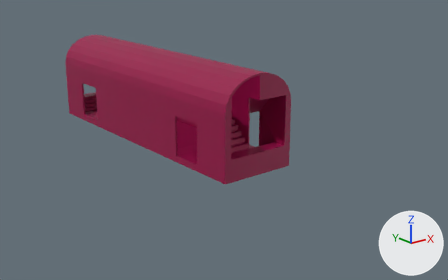
Before and after pictures for a commit that changed the Blender file Assets/Blender/ROSS Front.blend.
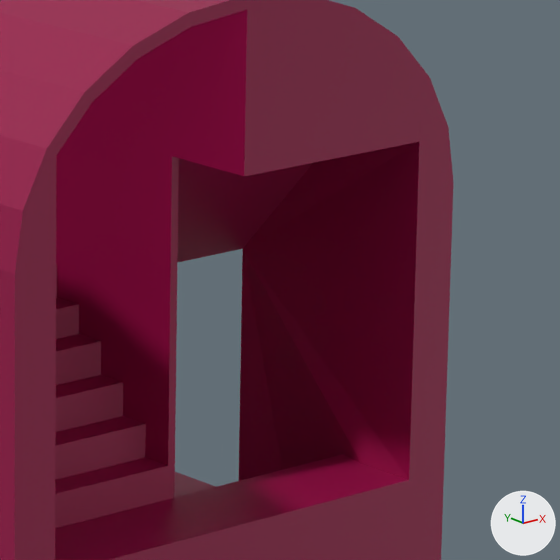
Each version is shown whole from a 50 mm lens placed at (-18.4, -28.4, 10.3), pointed at (2.2, -2.7, 0.0), then close up on the part from 50% to 69% of the width and 26% to 56% of the height. Lighting does not change. The marker at lower right points along +X, +Y and +Z.

The first close-up shows 'Body', 'Steps'.
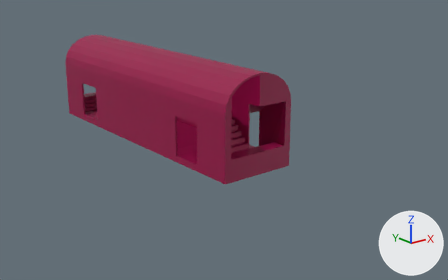
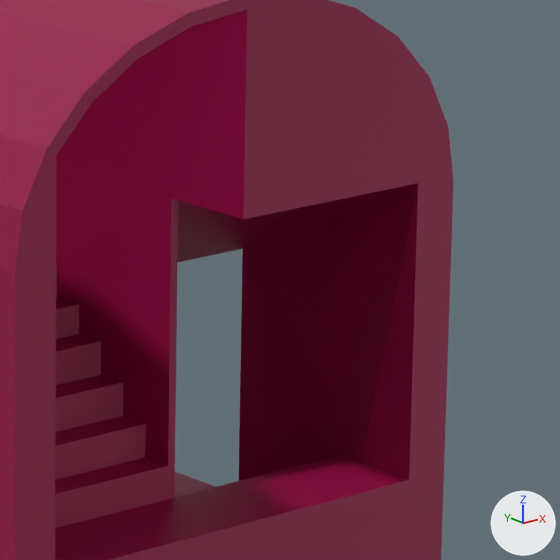
Commit message: lower ceiling

Location of each change, (x1, y1, x2, y2) in pixels of the close-ups (560 x 560 px; the box of a moved part takes in the faces that stretch with it):
part 1 of me_cube_003, moved or reshaped
    before: (171, 139, 419, 480)
    after: (171, 139, 420, 480)

Patch to the scene script:
```diff
--- a/Assets/Blender/ROSS Front.blend.py
+++ b/Assets/Blender/ROSS Front.blend.py
@@ me_cube_003 @@
 me_cube_003.from_pydata(...)  # 76 vertices, 38 faces; spans x -1.9..1.9, y 4.09..8.0, z 0.35..4.75
 # used by ob_steps; location = (0.0, 0.0, 0.0)
 # before: 56 (-1.65, 7.25, 3.6), 57 (-0.06, 7.25, 3.6), 66 (-1.65, 8.0, 3.6), 67 (0.0, 8.0, 3.6), 68 (0.0, 7.25, 3.6)
+# me_cube_003 part 1
+for i in [56, 57, 66, 67, 68]: me_cube_003.vertices[i].co += Vector((0.0, 0.0, -0.3))
 me_cube_003.materials.append(mat_material)
```
